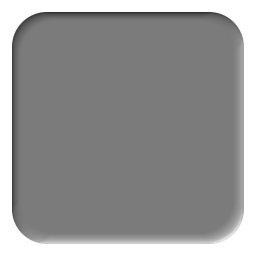
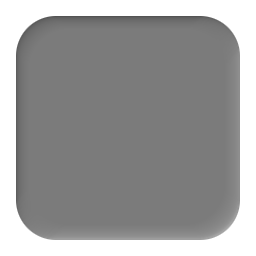
Layer changes from the first 256x256 image to the second:
painted on "standard slot" over [12, 12, 244, 244]
